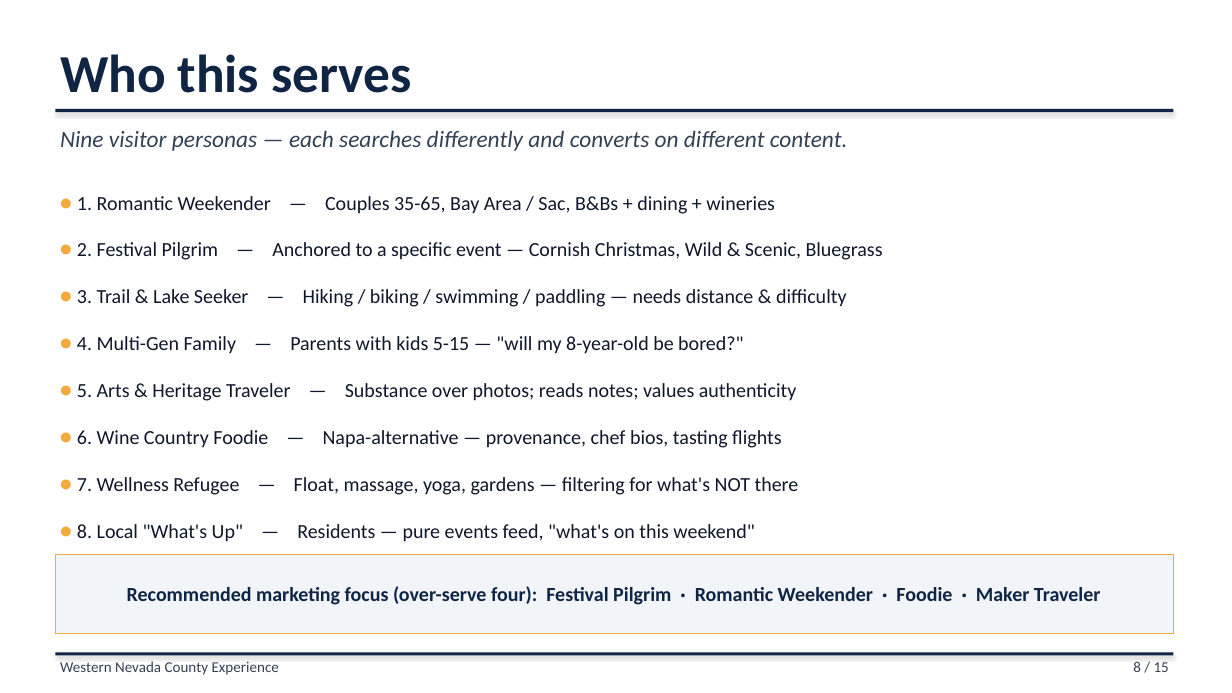
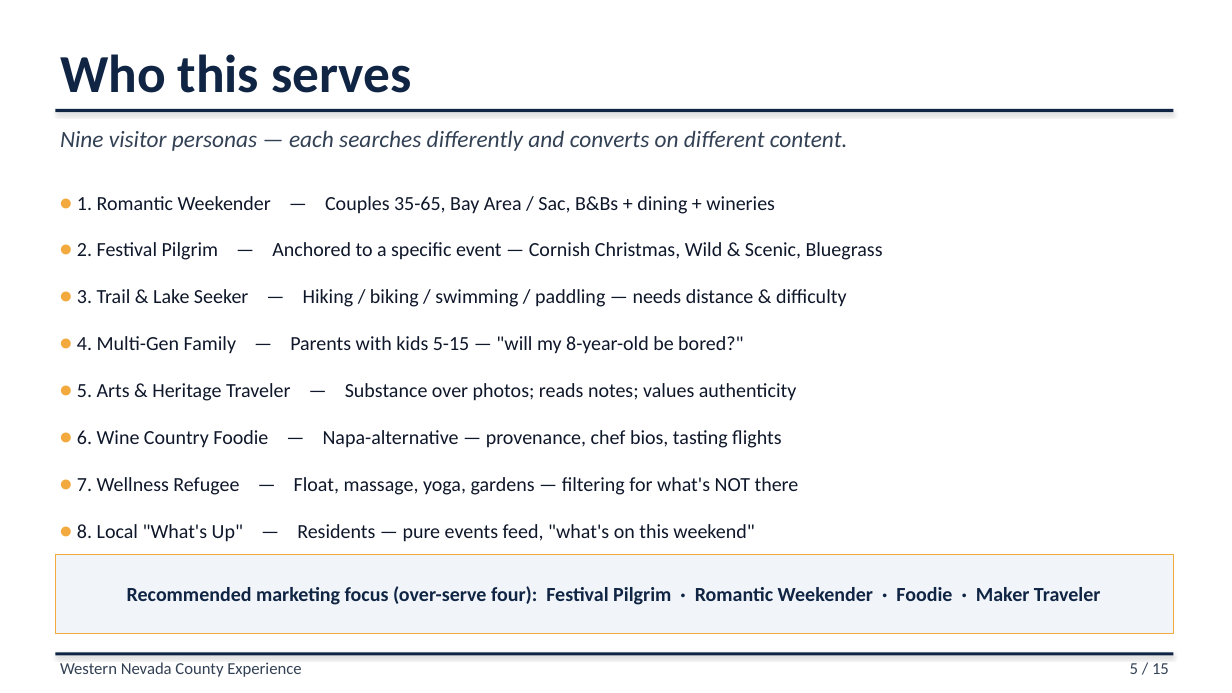
Before and after one commit to liammlrb-eng/nevada-county-experiences, a slide deck: slide 5 of demo_pitch.pptx (slide 8 before the commit). Drawn at 1232x693 pixels with LibreOffice and Linux fonts; fonts in the diff are those of the drawing. Boxes give left, top, right and bottom in pixels: in the first picture for what was removed or moved away, otherwise in the second. Text is boxed around its words. In the diff, an @@ line names an element or a change of style, - is before the commit and + after.

```diff
--- a/demo_pitch.pptx
+++ b/demo_pitch.pptx
@@ text "Western Nevada County Experience" at <box>60,662,301,677</box>: size 11.7 to 13 pt @@
@@ text at <box>1130,663,1169,674</box>: text changed; size 11.7 to 13 pt @@
-8 / 15
+5 / 15
```
Also in this commit, not shown: 13 other slides changed, 1 slide added, 3 other files.
